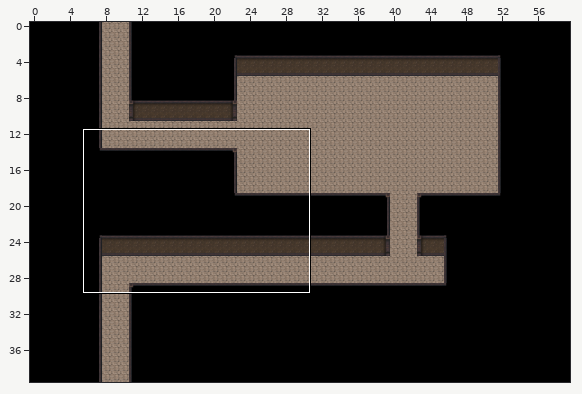
Two versions of a level (Tiled map (JSON), public/map/underpass5.json). The picture above shows the old version from afar; the outline marks the close-up.
Close-up. Before the commit:
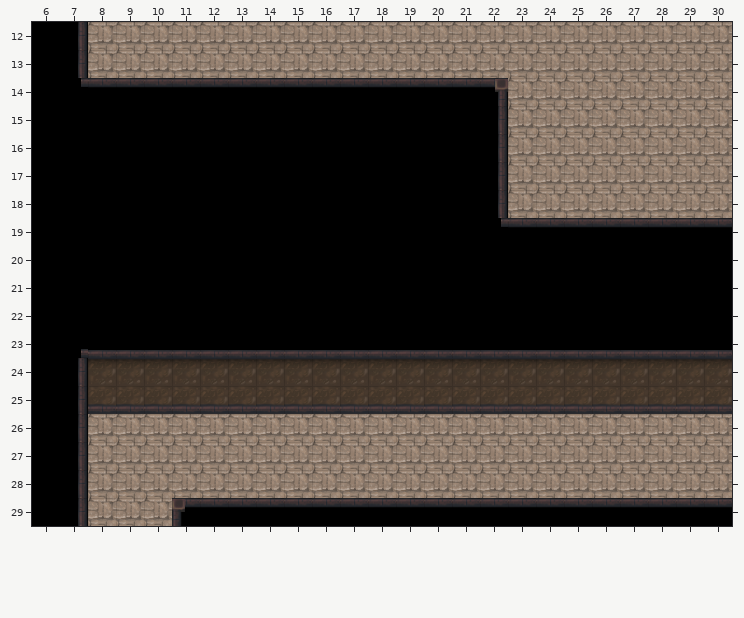
Cells are 32x32 px. Shown: x 6..30, y 12..29. The commit also changed other parts of the map, which this record leaves out.
After:
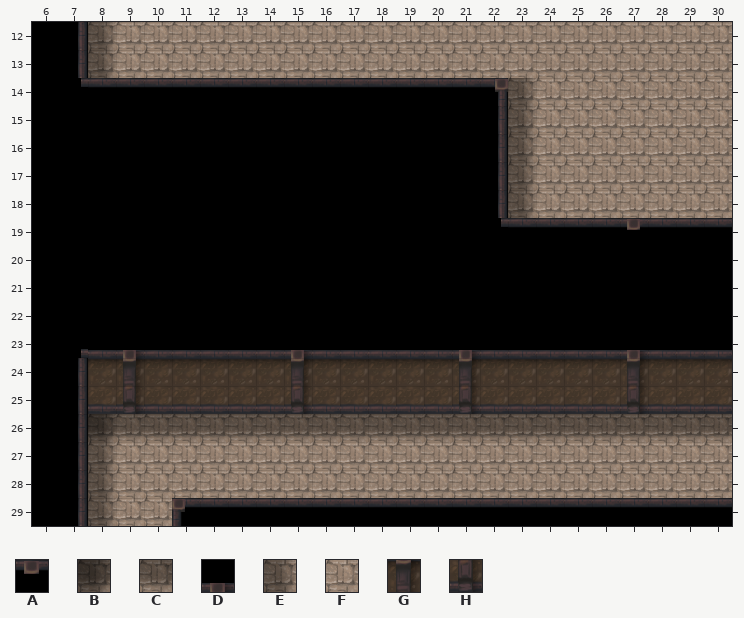
Key: from "underpass": A 2, B 25, C 26, D 32, E 35, F 36, G 42, H 52.
_ is an empty cell.
Tiles of an added or newly shown layer are drawn over the layers below it.
Changes in this commit:
{"where": "layer \"layer1\""}
{"y":12,"x":8,"old":"F","new":"E"}
{"y":13,"x":8,"old":"F","new":"E"}
{"y":14,"x":23,"old":"F","new":"E"}
{"y":15,"x":23,"old":"F","new":"E"}
{"y":16,"x":23,"old":"F","new":"E"}
{"y":17,"x":23,"old":"F","new":"E"}
{"y":18,"x":23,"old":"F","new":"E"}
{"y":26,"x":8,"old":"FFFFFFFFFFFFFFFFFFFFFFF","new":"BCCCCCCCCCCCCCCCCCCCCCC"}
{"y":27,"x":8,"old":"F","new":"E"}
{"y":28,"x":8,"old":"F","new":"E"}
{"y":29,"x":8,"old":"F","new":"E"}
{"where": "layer \"layer4\" (added)"}
{"y":19,"x":27,"old":"_","new":"A"}
{"y":23,"x":9,"old":"_","new":"D"}
{"y":23,"x":15,"old":"_","new":"D"}
{"y":23,"x":21,"old":"_","new":"D"}
{"y":23,"x":27,"old":"_","new":"D"}
{"y":24,"x":9,"old":"_","new":"G"}
{"y":24,"x":15,"old":"_","new":"G"}
{"y":24,"x":21,"old":"_","new":"G"}
{"y":24,"x":27,"old":"_","new":"G"}
{"y":25,"x":9,"old":"_","new":"H"}
{"y":25,"x":15,"old":"_","new":"H"}
{"y":25,"x":21,"old":"_","new":"H"}
{"y":25,"x":27,"old":"_","new":"H"}
